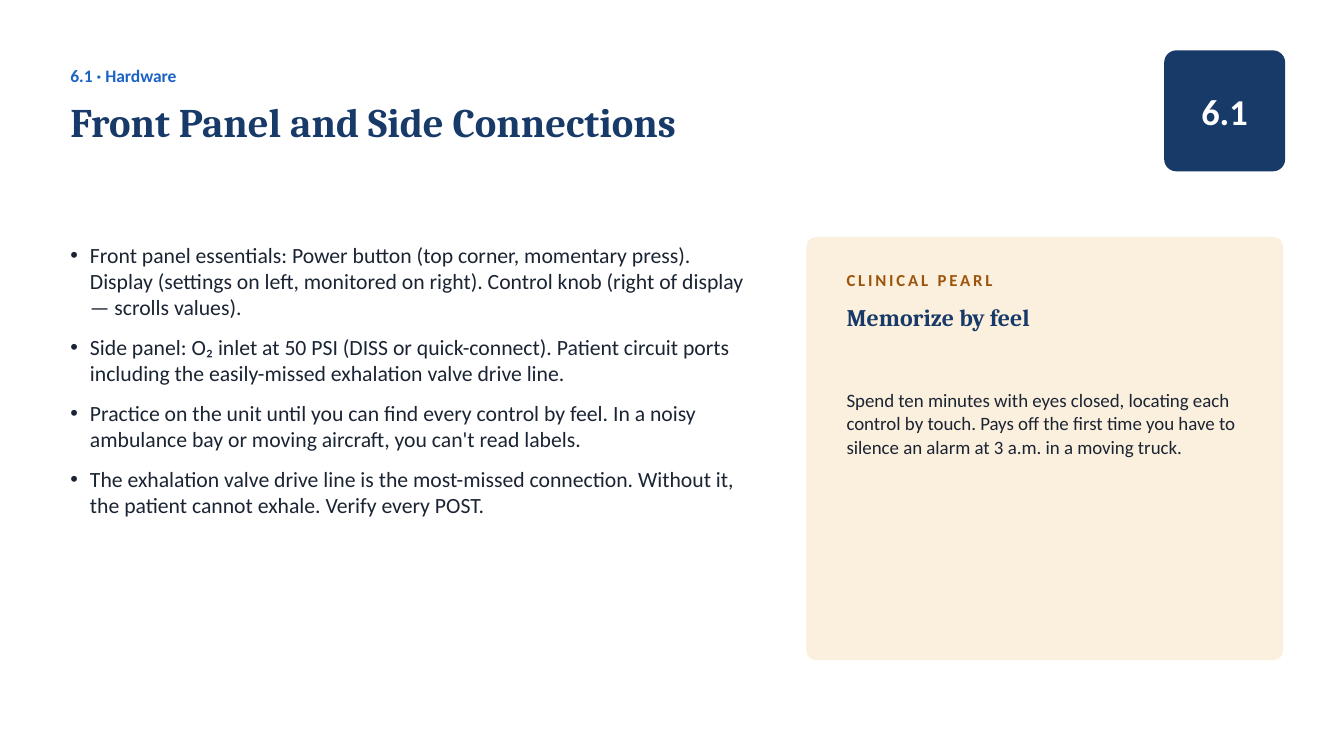
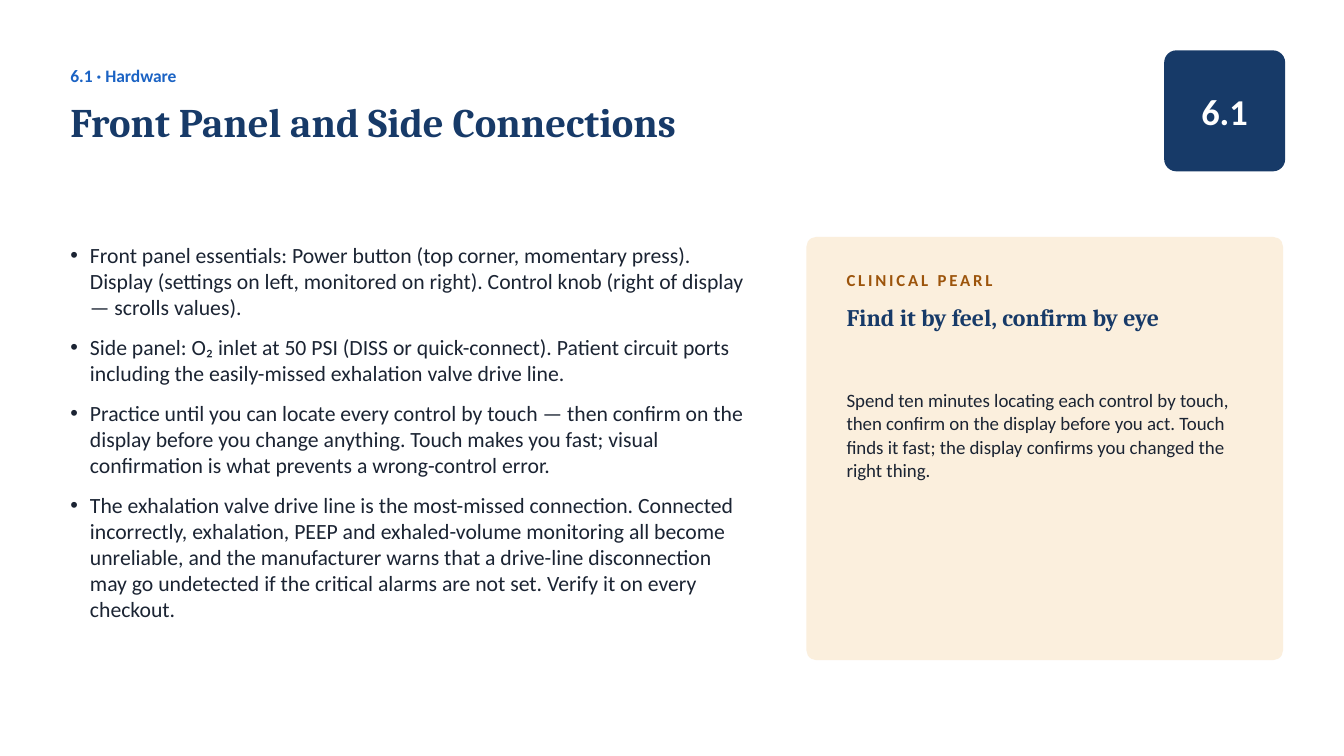
Before and after one commit to amr-kc-protocols/CES, a slide deck: slide 73 of public/decks/ventilator-academy-full-course.pptx. Drawn at 1344x756 pixels with LibreOffice and Linux fonts; fonts in the diff are those of the drawing. Boxes give left, top, right and bottom in pixels: in the first picture for what was removed or moved away, otherwise in the second. Text is boxed around its words. In the diff, an @@ line names an element or a change of style, - is before the commit and + after.

```diff
--- a/public/decks/ventilator-academy-full-course.pptx
+++ b/public/decks/ventilator-academy-full-course.pptx
@@ text at [847,309,1159,331]: text changed @@
-Memorize by feel
+Find it by feel, confirm by eye
@@ text at [90,406,742,617]: text changed @@
-• Practice on the unit until you can find every control by feel. In a noisy ambulance bay or moving aircraft, you can't read labels.
-• The exhalation valve drive line is the most-missed connection. Without it, the patient cannot exhale. Verify every POST.
+• Practice until you can locate every control by touch — then confirm on the display before you change anything. Touch makes you fast; visual confirmation is what prevents a wrong-control error.
+• The exhalation valve drive line is the most-missed connection. Connected incorrectly, exhalation, PEEP and exhaled-volume monitoring all become unreliable, and the manufacturer warns that a drive-line disconnection may go undetected if the critical alarms are not set. Verify it on every checkout.
@@ text at [847,394,1228,481]: text changed @@
-Spend ten minutes with eyes closed, locating each control by touch. Pays off the first time you have to silence an alarm at 3 a.m. in a moving truck.
+Spend ten minutes locating each control by touch, then confirm on the display before you act. Touch finds it fast; the display confirms you changed the right thing.
```
Also in this commit, not shown: 27 other slides changed, 2 slides added.
